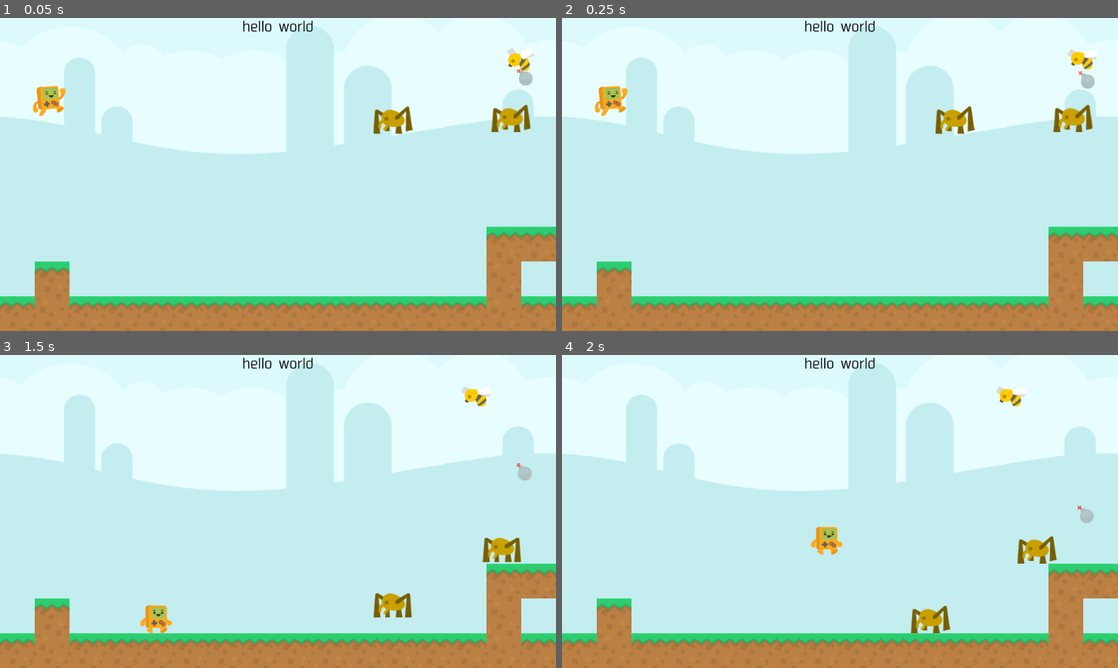
Above: before the commit, frames 1-4 (two rows, left to right).
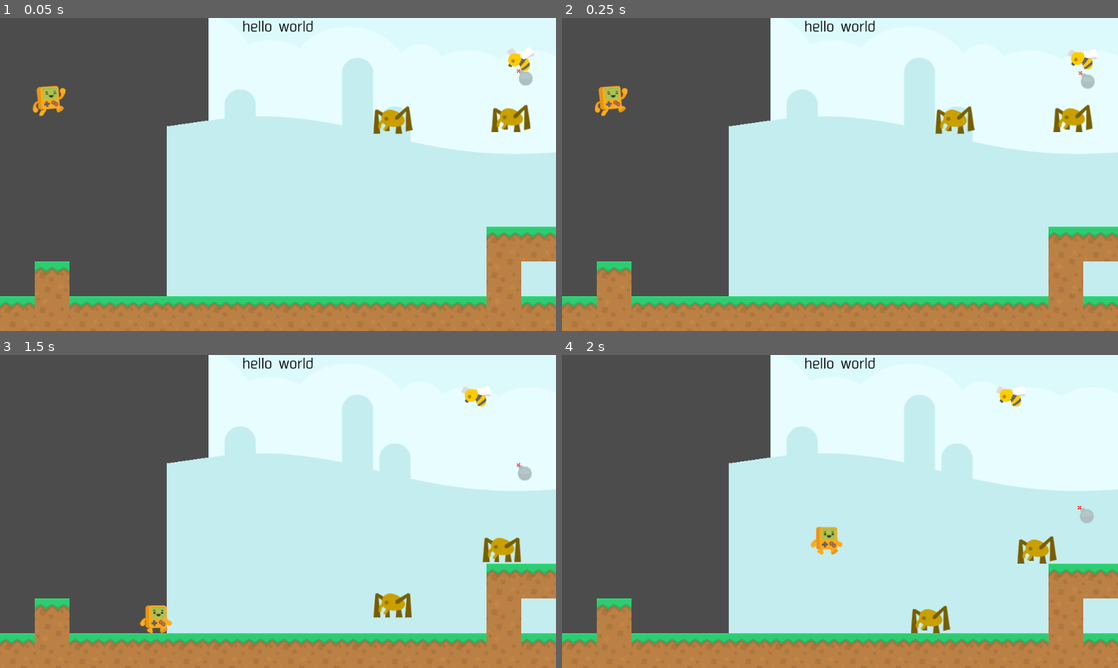
Above: after the commit, the same moments.

Repository: vivisuke/GDAction
Game: Godot game, scene res://MainScene.tscn
Same seed, same stepped clock (60 frames per second), same inputs: the game is played once before the commit and once after it.
Inputs (mouse positions are in pixels of both pictures, inside the frame that each line leads up to):
- Up to frame 1 (0.05 s): no input
- Up to frame 2 (0.25 s): no input
- Up to frame 3 (1.5 s): move the mouse to (400, 495) at 0.52 s; hold Right (ui_right) from 0.53 s (still down); click (400, 495) at 0.67 s; tap Up (ui_up) at 0.77 s; move the mouse to (166, 527) at 1.27 s
- Up to frame 4 (2 s): keep holding Right (ui_right); tap Up (ui_up) at 1.52 s

The runs differ from the first frame. In frame 1, 36% of the frame differs, in the area x 0-100%, y 0-89%; in frame 2, 36%; in frame 3, 37%; in frame 4, 37%.

Commit message:
0038 ◎ C 09/01 09/01 0.001│問題│回転体の回転中心がずれている

Diff:
--- a/GDAction/MainScene.tscn
+++ b/GDAction/MainScene.tscn
@@ -148,6 +148,7 @@
 transform = Transform2D( 1, 0, 0, 1, 0, 64 )
 
 [node name="ParallaxLayer" type="ParallaxLayer" parent="ParallaxBackground"]
+position = Vector2( 512, 0 )
 motion_scale = Vector2( 0.25, 1 )
 
 [node name="Sprite" type="Sprite" parent="ParallaxBackground/ParallaxLayer"]
@@ -166,6 +167,7 @@
 texture = ExtResource( 19 )
 
 [node name="ParallaxLayer2" type="ParallaxLayer" parent="ParallaxBackground"]
+position = Vector2( 512, 0 )
 motion_scale = Vector2( 0.4, 1 )
 
 [node name="Sprite" type="Sprite" parent="ParallaxBackground/ParallaxLayer2"]
@@ -213,6 +215,7 @@
 [node name="AnimatedSprite" type="AnimatedSprite" parent="Flag"]
 scale = Vector2( 0.5, 0.5 )
 frames = SubResource( 6 )
+frame = 1
 playing = true
 
 [node name="CollisionShape2D" type="CollisionShape2D" parent="Flag"]
--- a/GDAction/Rotator.tscn
+++ b/GDAction/Rotator.tscn
@@ -29,15 +29,17 @@
 script = ExtResource( 1 )
 
 [node name="ColorRect" type="ColorRect" parent="RotatorArea2D"]
-margin_right = 128.0
-margin_bottom = 8.0
+margin_left = -4.0
+margin_top = -4.0
+margin_right = 124.0
+margin_bottom = 4.0
 color = Color( 1, 0.141176, 0.141176, 1 )
 __meta__ = {
 "_edit_use_anchors_": false
 }
 
 [node name="CollisionShape2D" type="CollisionShape2D" parent="RotatorArea2D"]
-position = Vector2( 64, 4 )
+position = Vector2( 60, 0 )
 shape = SubResource( 2 )
 
 [connection signal="body_entered" from="RotatorArea2D" to="." method="_on_RotatorArea2D_body_entered"]
Not shown, changed: GDAction.spr
